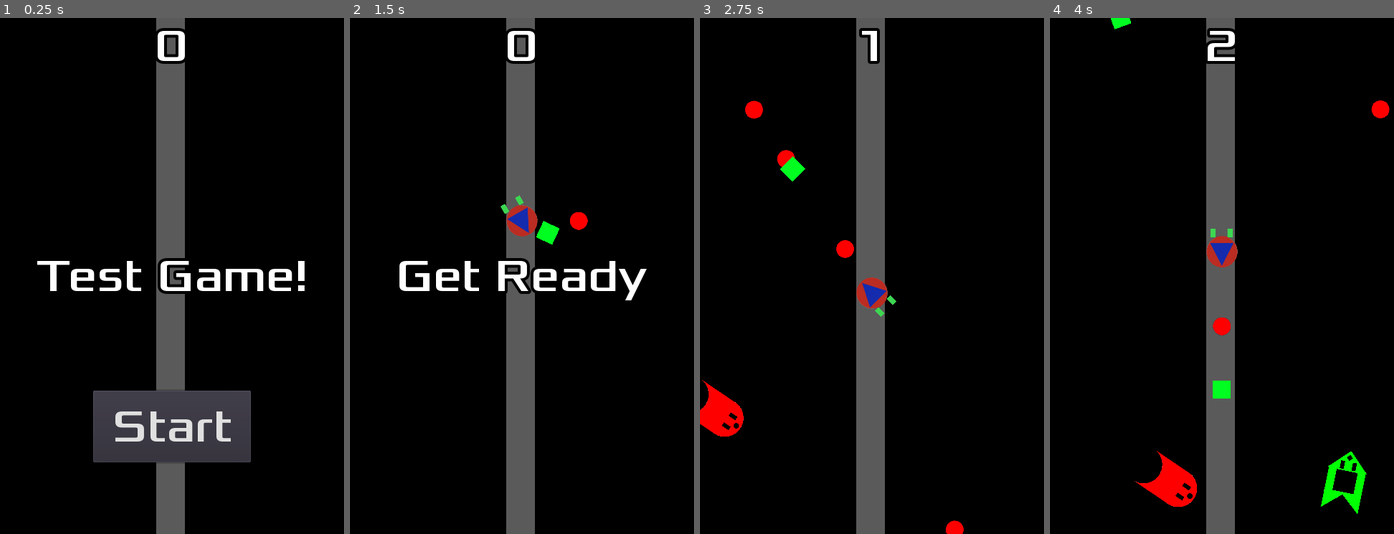
Above: before the commit, frames 1-4 (left to right).
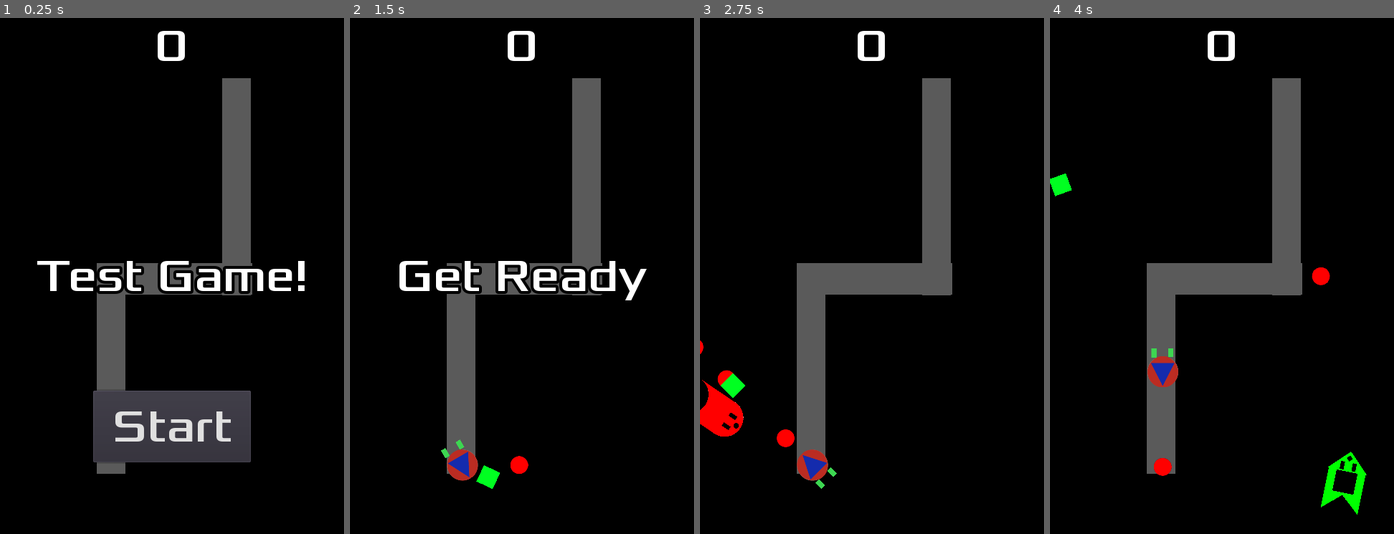
Above: after the commit, the same moments.

Repository: Wenyunity/godot_color_shooting_game
Game: Godot game, scene res://Main.tscn
Same seed, same stepped clock (60 frames per second), same inputs: the game is played once before the commit and once after it.
Inputs:
- Up to frame 1 (0.25 s): no input
- Up to frame 2 (1.5 s): click "Start" at 0.5 s; tap Enter (ui_accept) at 1.25 s; hold Right (ui_right) from 1.28 s (still down); tap Space (ui_select) at 1.35 s
- Up to frame 3 (2.75 s): tap Enter (ui_accept) at 1.52, 1.55, 1.82, 2.1, 2.27, 2.57 s; release Right (ui_right) at 2.03 s; hold Down (ui_down) from 2.03 s (still down); tap Space (ui_select) at 2.3 s
- Up to frame 4 (4 s): release Down (ui_down) at 2.78 s; hold Right (ui_right) 2.78-3.53 s; tap Space (ui_select) at 2.85, 3.6 s; tap Enter (ui_accept) at 3.05, 3.77 s; hold Up (ui_up) from 3.53 s (still down)

The runs differ from the first frame. In frame 1, 12% of the frame differs, in the area x 28-74%, y 0-100%; in frame 2, 14%; in frame 3, 17%, in the area x 0-77%, y 0-100%; in frame 4, 17%.

Commit message:
Move Along Path

Diff:
--- a/BasicProject/Main.gd
+++ b/BasicProject/Main.gd
@@ -19,7 +19,6 @@
 #	pass
 
 func game_over():
-	$ScoreTimer.stop()
 	$MobTimer.stop()
 	$HUD.show_game_over()
 
@@ -27,17 +26,16 @@
 	score = 0
 	$HUD.update_score(score)
 	$HUD.show_message("Get Ready")
-	$Player.start($StartPosition.position)
+	$Path2D/PathFollow2D/Player.start()
 	$StartTimer.start()
 
 
 func _on_StartTimer_timeout():
 	$MobTimer.wait_time = 1
 	$MobTimer.start()
-	$ScoreTimer.start()
 
 
-func _on_ScoreTimer_timeout():
+func _on_addScore():
 	score += 1
 	$HUD.update_score(score)
 
@@ -61,3 +59,4 @@
 	$HUD.connect("start_game", mob, "_on_start_game")
 	# Lowers Mob Timer
 	$MobTimer.wait_time = max(MIN_TIME_BETWEEN_SPAWN, $MobTimer.wait_time * MOB_TIME_FACTOR)
+	mob.connect("addScore", self, "_on_addScore")
--- a/BasicProject/Main.tscn
+++ b/BasicProject/Main.tscn
@@ -1,11 +1,17 @@
-[gd_scene load_steps=6 format=2]
+[gd_scene load_steps=8 format=2]
 
 [ext_resource path="res://Main.gd" type="Script" id=1]
 [ext_resource path="res://ColorMob.tscn" type="PackedScene" id=2]
-[ext_resource path="res://Player.tscn" type="PackedScene" id=3]
-[ext_resource path="res://HUD.tscn" type="PackedScene" id=4]
+[ext_resource path="res://PathFollow2D.gd" type="Script" id=3]
+[ext_resource path="res://Player.tscn" type="PackedScene" id=4]
+[ext_resource path="res://HUD.tscn" type="PackedScene" id=5]
 
-[sub_resource type="Curve2D" id=1]
+[sub_resource type="Curve2D" id=3]
+_data = {
+"points": PoolVector2Array( 0, 0, 0, 0, -77.7154, 387.853, 0, 0, 0, 0, -76.6628, 124.694, 0, 0, 0, 0, 91.7585, 131.01, 0, 0, 0, 0, 92.8112, -135.306 )
+}
+
+[sub_resource type="Curve2D" id=2]
 _data = {
 "points": PoolVector2Array( 0, 0, 0, 0, 0.0247383, 0.160891, 0, 0, 0, 0, 479.979, -0.0280476, 0, 0, 0, 0, 480.128, 720.354, 0, 0, 0, 0, 0.00634003, 720.156, 0, 0, 0, 0, 0.08004, -0.0390778, 0, 0, 0, 0, 0.0247383, 0.160891 )
 }
@@ -22,19 +28,45 @@
 color = Color( 0, 0, 0, 1 )
 
 [node name="ColorRect2" type="ColorRect" parent="."]
-margin_left = 218.0
-margin_top = -19.0
-margin_right = 258.0
-margin_bottom = 792.0
+margin_left = 135.0
+margin_top = 342.0
+margin_right = 352.0
+margin_bottom = 386.0
+rect_pivot_offset = Vector2( 71.83, 131.297 )
 color = Color( 0.352941, 0.352941, 0.352941, 1 )
 
-[node name="Player" parent="." instance=ExtResource( 3 )]
-position = Vector2( 238.425, 287.388 )
+[node name="ColorRect3" type="ColorRect" parent="."]
+margin_left = 135.0
+margin_top = 343.0
+margin_right = 175.0
+margin_bottom = 636.0
+rect_pivot_offset = Vector2( 71.83, 131.297 )
+color = Color( 0.352941, 0.352941, 0.352941, 1 )
+
+[node name="ColorRect4" type="ColorRect" parent="."]
+margin_left = 310.0
+margin_top = 84.0
+margin_right = 350.0
+margin_bottom = 387.0
+rect_pivot_offset = Vector2( 71.83, 131.297 )
+color = Color( 0.352941, 0.352941, 0.352941, 1 )
+
+[node name="Path2D" type="Path2D" parent="."]
+position = Vector2( 234.663, 235.99 )
+curve = SubResource( 3 )
+
+[node name="PathFollow2D" type="PathFollow2D" parent="Path2D"]
+position = Vector2( -77.7154, 387.853 )
+rotate = false
+loop = false
+script = ExtResource( 3 )
+
+[node name="Player" parent="Path2D/PathFollow2D" instance=ExtResource( 4 )]
+position = Vector2( 0, 0 )
+scale = Vector2( 1, 1 )
 
 [node name="StartPosition" type="Position2D" parent="."]
-position = Vector2( 240, 283 )
-
-[node name="ScoreTimer" type="Timer" parent="."]
+position = Vector2( 234.029, 287.644 )
 
 [node name="MobTimer" type="Timer" parent="."]
 
@@ -42,15 +74,19 @@
 one_shot = true
 
 [node name="MobSpawn" type="Path2D" parent="."]
-curve = SubResource( 1 )
+curve = SubResource( 2 )
 
 [node name="SpawnLocation" type="PathFollow2D" parent="MobSpawn"]
 position = Vector2( 0.0247383, 0.160891 )
 rotation = -0.000393658
 
-[node name="HUD" parent="." instance=ExtResource( 4 )]
-[connection signal="hit" from="Player" to="." method="game_over"]
-[connection signal="timeout" from="ScoreTimer" to="." method="_on_ScoreTimer_timeout"]
+[node name="HUD" parent="." instance=ExtResource( 5 )]
+[connection signal="hit" from="Path2D/PathFollow2D/Player" to="." method="game_over"]
+[connection signal="offsetDown" from="Path2D/PathFollow2D/Player" to="Path2D/PathFollow2D" method="_on_Player_offsetDown"]
+[connection signal="offsetDownOff" from="Path2D/PathFollow2D/Player" to="Path2D/PathFollow2D" method="_on_Player_offsetDownOff"]
+[connection signal="offsetUp" from="Path2D/PathFollow2D/Player" to="Path2D/PathFollow2D" method="_on_Player_offsetUp"]
+[connection signal="offsetUpOff" from="Path2D/PathFollow2D/Player" to="Path2D/PathFollow2D" method="_on_Player_offsetUpOff"]
 [connection signal="timeout" from="MobTimer" to="." method="_on_MobTimer_timeout"]
 [connection signal="timeout" from="StartTimer" to="." method="_on_StartTimer_timeout"]
+[connection signal="start_game" from="HUD" to="Path2D/PathFollow2D" method="_on_HUD_start_game"]
 [connection signal="start_game" from="HUD" to="." method="new_game"]
--- /dev/null
+++ b/BasicProject/PathFollow2D.gd
@@ -0,0 +1,46 @@
+extends PathFollow2D
+
+# Declare member variables here. Examples:
+# var a = 2
+# var b = "text"
+
+var SPEED = 300
+
+var moveForward
+var moveBackward
+
+# Called when the node enters the scene tree for the first time.
+func _ready():
+	moveForward = false
+	moveBackward = false
+
+# Called every frame. 'delta' is the elapsed time since the previous frame.
+func _process(delta):
+	if moveForward:
+		offset += SPEED * delta
+	if moveBackward:
+		offset -= SPEED * delta
+	# Make sure we don't go off
+	unit_offset = clamp(unit_offset, 0, 1)
+
+
+func _on_Player_offsetDown():
+	moveBackward = true
+
+
+func _on_Player_offsetUp():
+	moveForward = true
+
+
+func _on_HUD_start_game():
+	offset = 0
+	moveForward = false
+	moveBackward = false
+
+
+func _on_Player_offsetDownOff():
+	moveBackward = false
+
+
+func _on_Player_offsetUpOff():
+	moveForward = false
--- a/BasicProject/Player.gd
+++ b/BasicProject/Player.gd
@@ -6,6 +6,10 @@
 export (PackedScene) var Red
 
 signal hit
+signal offsetUp
+signal offsetDown
+signal offsetUpOff
+signal offsetDownOff
 
 # Declare member variables here. Examples:
 # var a = 2
@@ -28,6 +32,28 @@
 
 # Acts every frame
 func _process(delta):
+	if visible:
+		if Input.is_action_pressed("ui_right"):
+			rotation_degrees += 5
+		if Input.is_action_pressed("ui_left"):
+			rotation_degrees -= 5
+		if Input.is_action_just_pressed("ui_down"):
+			emit_signal("offsetDown")
+		if Input.is_action_just_pressed("ui_up"):
+			emit_signal("offsetUp")
+		if Input.is_action_just_released("ui_down"):
+			emit_signal("offsetDownOff")
+		if Input.is_action_just_released("ui_up"):
+			emit_signal("offsetUpOff")
+		if Input.is_action_just_pressed("ui_accept"):
+			fire_bullet(Red)
+		if Input.is_action_just_pressed("ui_cancel"):
+			fire_bullet(Blue)
+		if Input.is_action_just_pressed("ui_select"):
+			fire_bullet(Green)
+
+# Old Process
+func _old_process(delta):
 	# If visible, so not shooting when dead
 	if visible:
 		# Then do this stuff
@@ -66,18 +92,17 @@
 func fire_bullet(bullet):
 	# Create a bullet instance and add it to the scene.
 	var spawn = bullet.instance()
-	get_parent().add_child(spawn)
+	get_tree().root.add_child(spawn)
 	# Set the bullet's direction the same as the player's
-	spawn.rotation = rotation
+	spawn.rotation = global_rotation
 	# Set the mob's position to the player's.
-	spawn.position = position
+	spawn.position = global_position
 	# Set the velocity (speed & direction).
 	spawn.linear_velocity = Vector2(BULLET_SPEED, 0)
-	spawn.linear_velocity = spawn.linear_velocity.rotated(rotation)
+	spawn.linear_velocity = spawn.linear_velocity.rotated(global_rotation)
 
 ## Function called on game start
-func start(pos):
-    position = pos
+func start():
     show()
     $CollisionShape2D.disabled = false
 
